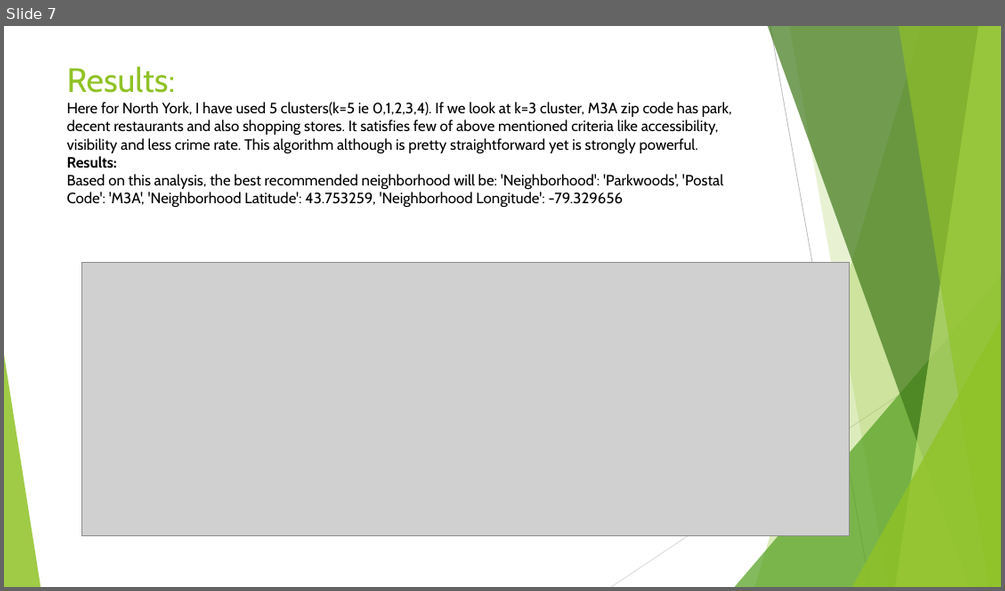
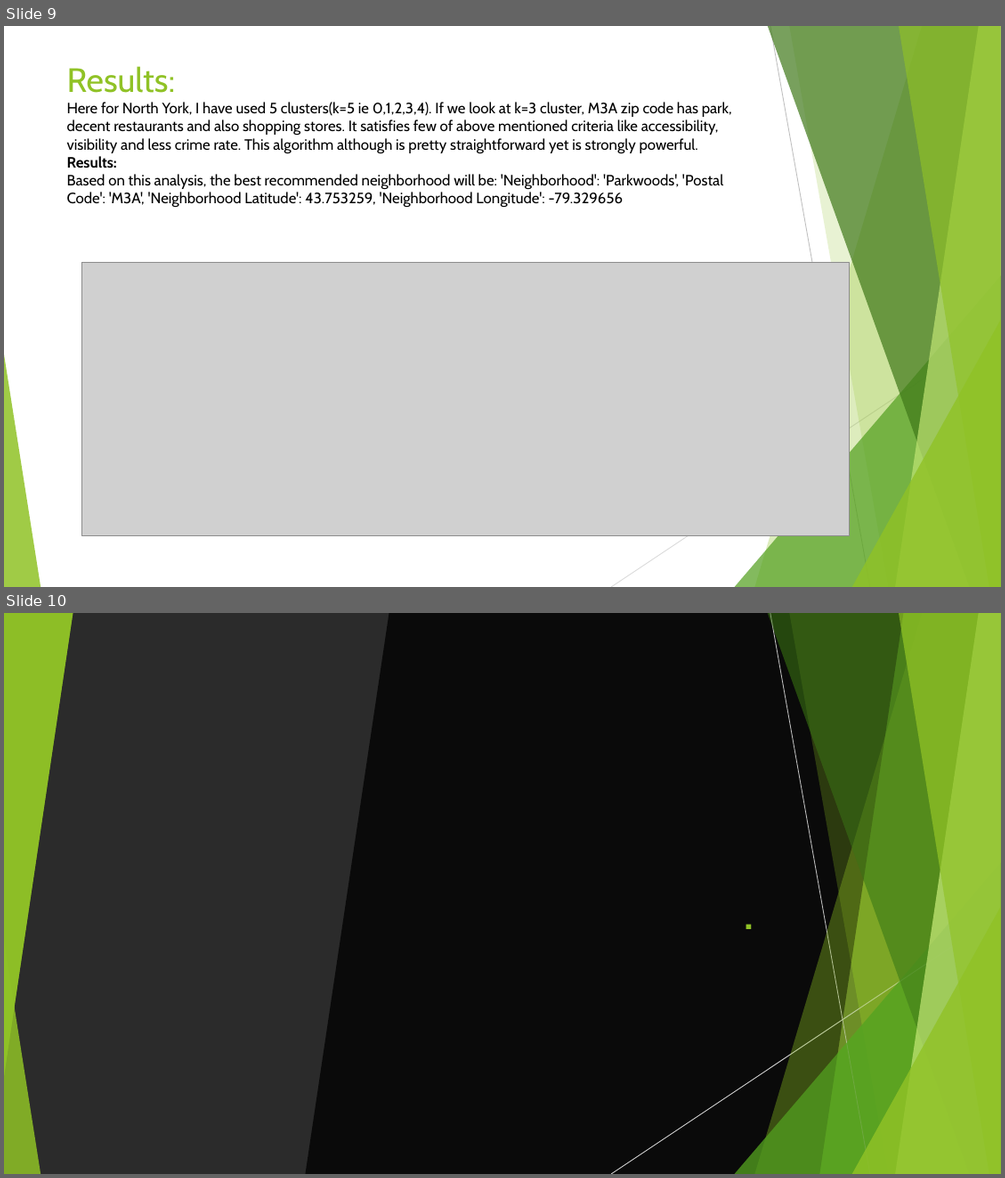
Before and after one commit to Sreedeepthinukala/Coursera_Capstone, a slide deck: Identifying Neighborhood to open a restaurant.pptx. Shown one above the other, each under a label of ours: slide 7 before the commit, slides 9 and 10 after it. The pictures are 1005x591 and 1005x1178 pixels, drawn with LibreOffice and Linux fonts; fonts in the diff are those of the drawing; grey boxes stand for pictures; background and template pictures are left out; a plain dark background stands for a picture behind light text. Boxes give left, top, right and bottom in pixels: in the first picture for what was removed or moved away, otherwise in the second. Text is boxed around its words. In the diff, an @@ line names an element or a change of style, - is before the commit and + after.

```diff
--- a/Identifying Neighborhood to open a restaurant.pptx
+++ b/Identifying Neighborhood to open a restaurant.pptx
@@ slide 10 added at [4, 613, 1001, 1174], background picture (left out); not listed: 8 template elements that a slide beside it also shows @@
@@ group added at [4, 613, 1001, 1174]: 5 freeform shapes, 3 triangles @@
@@ triangle added at [4, 613, 73, 1077], fill #90C226 at 85% opacity @@
@@ parallelogram added at [306, 613, 904, 1174], fill #000000 at 75% opacity @@
@@ freeform shape added at [755, 613, 1001, 1174], fill #90C226 at 30% opacity @@
@@ freeform shape added at [768, 613, 1001, 1174], fill #3F7819 at 47% opacity @@
@@ line added from (770, 613) to (870, 1174), #BFBFBF 0.75 pt @@
@@ freeform shape added at [789, 613, 1001, 1174], fill #90C226 at 20% opacity @@
@@ freeform shape added at [896, 613, 1001, 1174], fill #C0E474 at 70% opacity @@
@@ freeform shape added at [898, 613, 1001, 1174], fill #90C226 at 65% opacity @@
@@ title added at [388, 751, 762, 944], 54 pt, text #90C226 @@
+.
@@ triangle added at [735, 862, 1001, 1174], fill #54A021 at 72% opacity @@
@@ line added from (1001, 915) to (611, 1174), #D9D9D9 0.75 pt @@
@@ triangle added at [852, 907, 1001, 1174], fill #90C226 at 80% opacity @@
@@ what was slide 7 is now slide 9 @@
```
Also in this commit, not shown: 2 slides changed, 3 other slides added, 1 slide removed.
